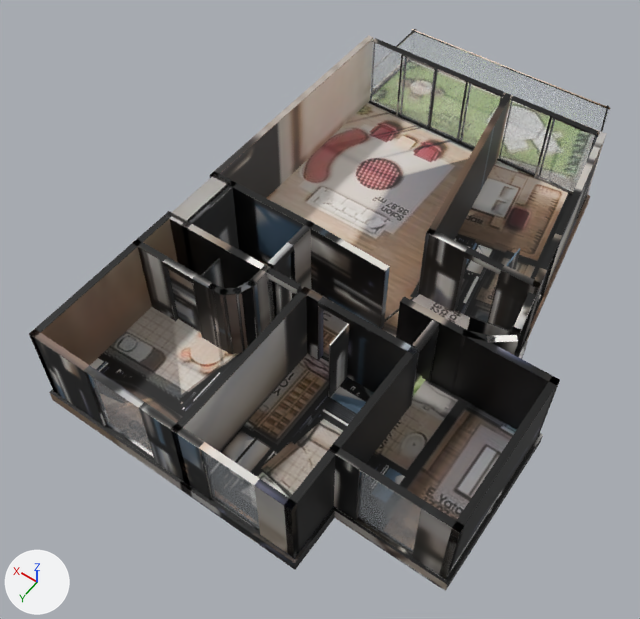
Before and after pictures for a commit that changed the glTF model akasya-3d/koru-17/model.glb.
The view is the same before and after, from a 50 mm lens placed at (-6.79, 13.56, 17.65), pointed at (1.23, 2.33, 0.01). Lighting does not change. The marker at lower left points along +X, +Y and +Z. The picture after the commit comes second. Where no turn or scale is listed for an object, it has been applied to the vertices. Vertices at exactly the same position are counted once.
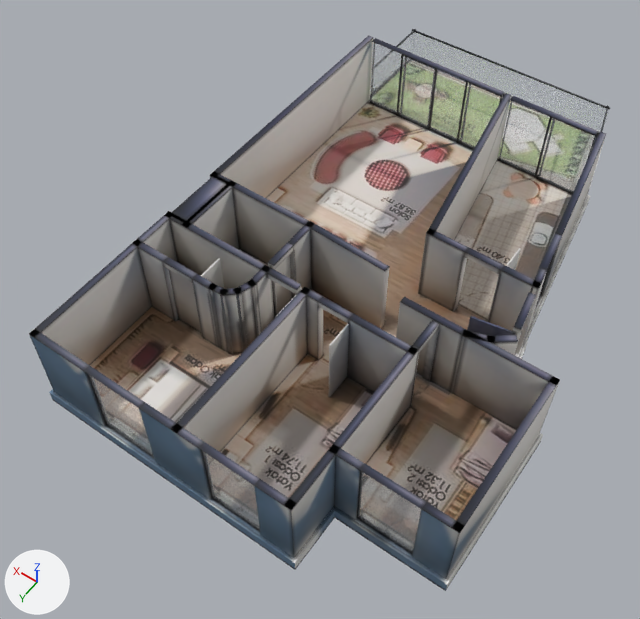
The change, as JSON lines over the scene's bpy script:
```json
{"block": "mat_baked", "where": "n3 = _N.new('ShaderNodeMapping'); n3.name = 'Mapping'"}
{"op": "set", "path": "n3.inputs[1].default_value", "old": "(0.00136, -14.96, 0.0)", "new": "(0.00119, -14.97, 0.0)", "note": "'Location'"}
{"op": "set", "path": "n3.inputs[3].default_value", "old": "(15.91, 15.96, 1.0)", "new": "(15.96, 15.97, 1.0)", "note": "'Scale'"}
{"block": "me_mesh_0", "where": "# used by ob_mesh_0; location = (-4.99, 8.03, -0.36)"}
{"op": "remove", "block": "me_mesh_0", "code": "me_mesh_0.from_pydata(...)  # 2402 vertices, 4256 faces; spans x 0.0..10.0, y -16.1..0.0, z 0.0..2.6"}
{"op": "add", "block": "me_mesh_0", "code": "me_mesh_0.from_pydata(...)  # 2882 vertices, 5288 faces; spans x 0.0..10.0, y -16.1..0.0, z 0.0..2.6"}
{"block": "me_mesh_0", "change": "me_mesh_0 part 1: 16 vertices moved within x 2.9..9.8, y -13.3..-3.7, z 0.0..2.6; 480 vertices added at x 0.1..9.9, y -13.4..-0.1, z 0.0..2.6"}
{"block": "me_mesh_0", "change": "me_mesh_0 part 2: 4 vertices removed from x 3.4, y -16.0, z 0.4..1.4; 4 vertices added at x 3.3, y -16.0, z 0.4..1.4"}
{"block": "me_mesh_0", "change": "me_mesh_0 part 3: 3132 kept faces spanning x 0.0..10.0, y -16.1..-0.1, z 0.0..2.6 get new texture (UV) coordinates"}
```

Changed parts and their boxes [x1, y1, x2, y2] in the pictures (640 x 619 px; the box of a moved part takes in the faces that stretch with it):
```json
{"object": "Mesh_0", "change": "surface changed", "before": [29, 29, 610, 591], "after": [29, 29, 610, 591]}
{"part": 1, "of": "me_mesh_0", "change": "reshaped", "before": [210, 176, 439, 382], "after": [50, 97, 606, 591]}
{"part": 2, "of": "me_mesh_0", "change": "moved or reshaped", "before": [598, 105, 609, 135], "after": [598, 105, 609, 135]}
{"part": 3, "of": "me_mesh_0", "change": "surface changed", "before": [29, 29, 610, 590], "after": [29, 29, 610, 590]}
```
